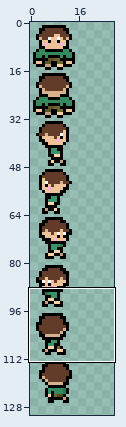
A pixel-art file gets an edit: server/public/assets/game/tilesets/8d_player.aseprite. The first picture is a wide view before the edit; the outline marks the close-up.
Close-up. Earlier state:
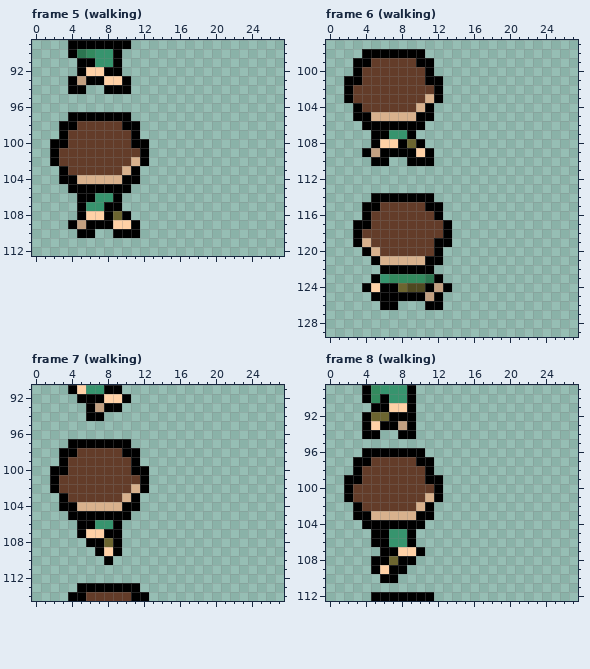
128x160 pixels, 25 frames. Colours within 5 levels of each other are drawn and written as one. Shown: frame 5 (walking): x 0..27, y 89..112; frame 6 (walking): x 0..27, y 97..129; frame 7 (walking): x 0..27, y 91..114; frame 8 (walking): x 0..27, y 89..112. The wide view leaves out empty margins. The commit also changed other frames or places, which this record leaves out.
The same view after the edit:
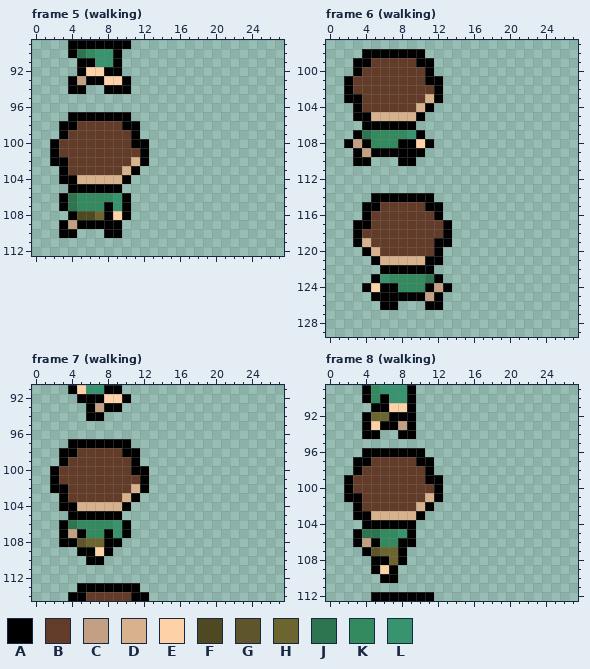
Palette (. is transparent): A #000000  B #633c29  C #c2a081  D #d8b18d  E #ffd1a6  F #4e4921  G #5f552b  H #6c6530  J #2c7550  K #338a5e  L #37946e
From the commit log: done with walk animations only a few idle animations left
The exact change:
Changed rows in their new state; - is an unchanged pixel.
Frame 5 (walking):
first column x 3:
100 B--------
102 A--------
104 --------.
105 -------.-
106 AJKKKKLA-
107 AJKKK-LA-
108 -AFFH-E--
109 ACA---A..
110 AA..-A-..
Frame 6 (walking):
first column x 2:
101 -B--------
103 -A--------
105 ---------.
106 --------.-
107 -AJKKKKLA-
108 ACAKKK-AEA
109 -ACA----A.
110 -AA..-A-..
first column x 8:
124 KKK
Frame 7 (walking):
first column x 3:
100 B--------
102 A--------
104 --------.
105 -------.-
106 AJKKKKLA-
107 AC-KK-LA-
108 AAGHHA---
109 --AAEA.--
110 ---AA.---
Frame 8 (walking):
first column x 3:
 99 B--------
101 A--------
103 --------.
104 -------.-
105 AJJKK----
106 AC-KKA---
107 -AGHHA..-
108 ------.--
109 -----.---
Boxes around the changes in both close-ups, in picture pixels (x1, y1, x2, y2):
changed: (59, 139, 140, 238)
changed: (344, 76, 434, 166)
changed: (398, 283, 425, 292)
changed: (59, 466, 68, 493)
changed: (59, 502, 140, 565)
changed: (353, 475, 434, 574)
